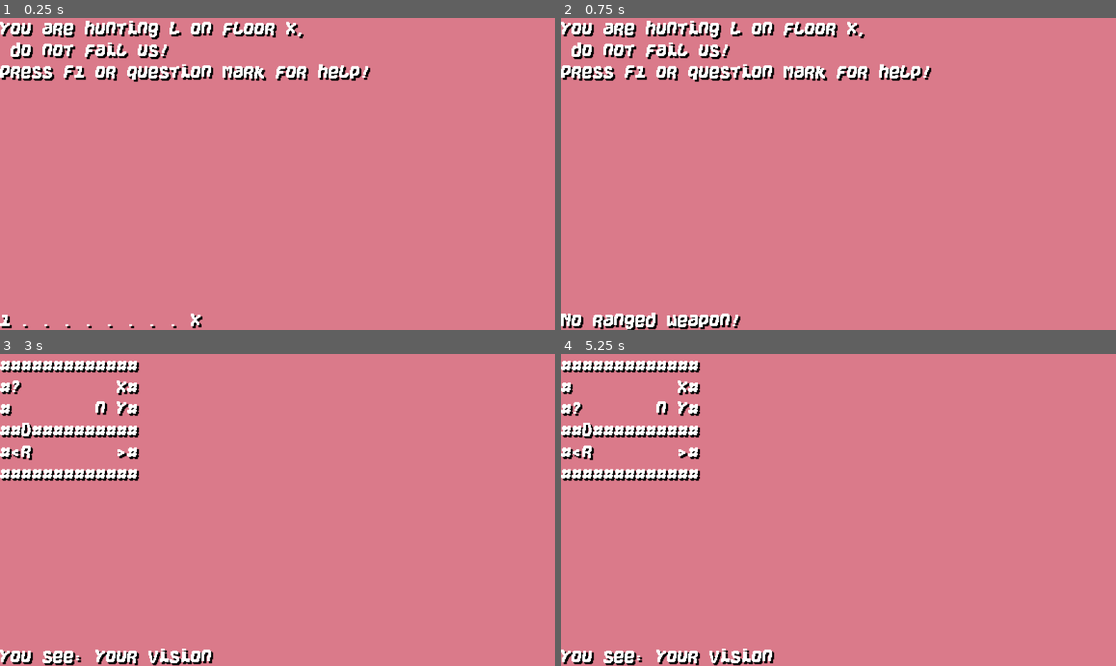
Above: before the commit, frames 1-4 (two rows, left to right).
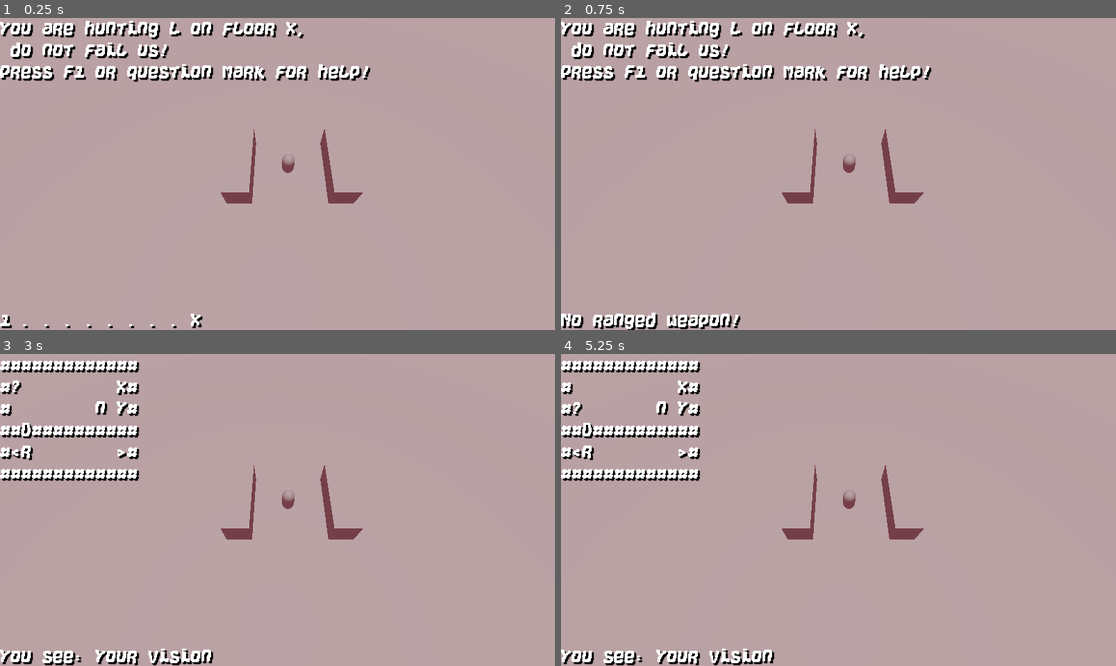
Above: after the commit, the same moments.

Repository: KaizNike/Defeating-User-Built-Dungeon
Game: Godot game, scene res://Main.tscn
Same seed, same stepped clock (60 frames per second), same inputs: the game is played once before the commit and once after it.
Inputs (mouse positions are in pixels of both pictures, inside the frame that each line leads up to):
- Up to frame 1 (0.25 s): no input
- Up to frame 2 (0.75 s): tap F at 0.5 s; move the mouse to (960, 158) at 0.52 s; hold Keypad 3 (fire_downright) from 0.53 s (still down); hold X (fire) from 0.53 s (still down); click (960, 158) at 0.67 s
- Up to frame 3 (3 s): release Keypad 3 (fire_downright) at 1.25 s; release X (fire) at 1.25 s; tap F at 1.25, 2, 2.75 s; drag from (166, 525) to (249, 572) at 1.27 s; move the mouse to (333, 441) at 2.02 s; hold Keypad 3 (fire_downright) 2.03-2.75 s; hold K (look) 2.03-2.75 s; drag from (249, 572) to (111, 463) at 2.77 s
- Up to frame 4 (5.25 s): tap R (reset) at 3.5, 4.25 s; move the mouse to (1005, 556) at 3.52 s; hold Keypad 1 (fire_downleft) 3.53-4.25 s; hold V (version_display) 3.53-4.25 s; drag from (672, 463) to (755, 432) at 4.27 s; move the mouse to (866, 510) at 5.02 s; hold Keypad 2 (fire_down) from 5.03 s (still down); tap Shift at 5.1 s; click (866, 510) at 5.17 s

The runs differ from the first frame. In frame 1, 95% of the frame differs, in the area x 0-100%, y 0-100%; in frame 2, 94%; in frame 3, 96%; in frame 4, 96%.
Error in both runs: Invalid access of index '0' on a base object of type: 'PackedStringArray'. (res://Main.gd:152)

Commit message:
v0.24-bbranch

Diff:
--- a/Defeating User Built Dungeon/Main.gd
+++ b/Defeating User Built Dungeon/Main.gd
@@ -2,9 +2,9 @@
 extends Node
 
 # Major, Minor, Patch
-var version = [0, 23, 0, "-alpha"]
-var versionInfo = """# Vector2i Switch
-## Update to 4.5"""
+var version = [0, 24, 0, "-alpha-bbranch"]
+var versionInfo = """# 3D Audio Start
+## Seems like too much work for now."""
 
 # Future ideas - Friendly or neutral mobs, ghosts (spawn in reused rooms where player died), Pets
 
--- a/Defeating User Built Dungeon/Main.tscn
+++ b/Defeating User Built Dungeon/Main.tscn
@@ -1,10 +1,28 @@
-[gd_scene load_steps=6 format=3 uid="uid://bd62noqnphu2"]
+[gd_scene load_steps=11 format=3 uid="uid://bd62noqnphu2"]
 
 [ext_resource type="Script" uid="uid://kwutf625h3bs" path="res://Main.gd" id="1"]
 [ext_resource type="FontFile" path="res://Font.tres" id="2"]
 [ext_resource type="Script" uid="uid://c0al5u4ownohu" path="res://Save_Script.gd" id="3"]
 [ext_resource type="PackedScene" uid="uid://dlo5myqhdgvi6" path="res://CellularMusicChatGPT/AudioPlayer.tscn" id="4"]
 [ext_resource type="Theme" uid="uid://dueujeo1gy1ky" path="res://FontTheme.tres" id="5"]
+
+[sub_resource type="BoxMesh" id="BoxMesh_fos0i"]
+size = Vector3(2, 2, 2)
+
+[sub_resource type="MeshLibrary" id="MeshLibrary_3dxm6"]
+item/0/name = "wall"
+item/0/mesh = SubResource("BoxMesh_fos0i")
+item/0/mesh_transform = Transform3D(1, 0, 0, 0, 1, 0, 0, 0, 1, 0, 0, 0)
+item/0/mesh_cast_shadow = 1
+item/0/shapes = []
+item/0/navigation_mesh_transform = Transform3D(1, 0, 0, 0, 1, 0, 0, 0, 1, 0, 0, 0)
+item/0/navigation_layers = 1
+
+[sub_resource type="CapsuleMesh" id="CapsuleMesh_fos0i"]
+
+[sub_resource type="CapsuleShape3D" id="CapsuleShape3D_fos0i"]
+
+[sub_resource type="Environment" id="Environment_3dxm6"]
 
 [node name="Main" type="Node"]
 script = ExtResource("1")
@@ -63,11 +81,7 @@
 X..........X
 XXDXXXXXXXXX
 X..........X
-########################
-##
-#
-#
-#"
+############"
 autowrap_mode = 3
 
 [node name="StatusLabel" type="Label" parent="VSplitContainer"]
@@ -111,9 +125,40 @@
 
 [node name="Level3D" type="Node3D" parent="."]
 
-[node name="AudioListener3D" type="AudioListener3D" parent="Level3D"]
+[node name="CSGBox3D" type="CSGBox3D" parent="Level3D"]
+transform = Transform3D(1, 0, 0, 0, 1, 0, 0, 0, 1, 0, -0.7593299, 0)
+use_collision = true
+size = Vector3(300, 1, 300)
+
+[node name="GridMap" type="GridMap" parent="Level3D"]
+mesh_library = SubResource("MeshLibrary_3dxm6")
+data = {
+"cells": PackedInt32Array(65534, 65535, 0, 65534, 1, 0, 65534, 0, 0, 2, 1, 0, 2, 0, 0, 2, 65535, 0)
+}
+
+[node name="CharacterBody3D" type="CharacterBody3D" parent="Level3D"]
+
+[node name="Player" type="CSGMesh3D" parent="Level3D/CharacterBody3D"]
+transform = Transform3D(1, 0, 0, 0, 1, 0, 0, 0, 1, 0.87758577, 0.9996321, 0.93799925)
+mesh = SubResource("CapsuleMesh_fos0i")
+
+[node name="AudioListener3D" type="AudioListener3D" parent="Level3D/CharacterBody3D/Player"]
+transform = Transform3D(1, 0, 0, 0, 1, 0, 0, 0, 1, 0, 0.55508375, 0)
 doppler_tracking = 2
 current = true
+
+[node name="CSGBakedCollisionShape3D" type="CollisionShape3D" parent="Level3D/CharacterBody3D"]
+transform = Transform3D(1, 0, 0, 0, 1, 0, 0, 0, 1, 0.87758577, 0.9996321, 0.93799925)
+shape = SubResource("CapsuleShape3D_fos0i")
+
+[node name="WorldEnvironment" type="WorldEnvironment" parent="Level3D"]
+environment = SubResource("Environment_3dxm6")
+
+[node name="DirectionalLight3D" type="DirectionalLight3D" parent="Level3D/WorldEnvironment"]
+transform = Transform3D(1, 0, 0, 0, 0, 1, 0, -1, 0, 0, 3, 0)
+
+[node name="Camera3D" type="Camera3D" parent="Level3D"]
+transform = Transform3D(1, 0, 0, 0, 0.49999997, 0.8660254, 0, -0.8660254, 0.49999997, 0, 15, 10)
 
 [connection signal="timeout" from="NotificationTimer" to="." method="_on_NotificationTimer_timeout"]
 
Not shown, changed: CREDITS.md
